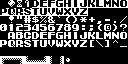
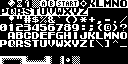
Layered file, before and after one edit (128 x 64). Changes by layer:
removed layer "Layer 1" over (x1=32, y1=0, x2=88, y2=64)
removed layer "Color Fill 1" over (x1=32, y1=0, x2=88, y2=64)
